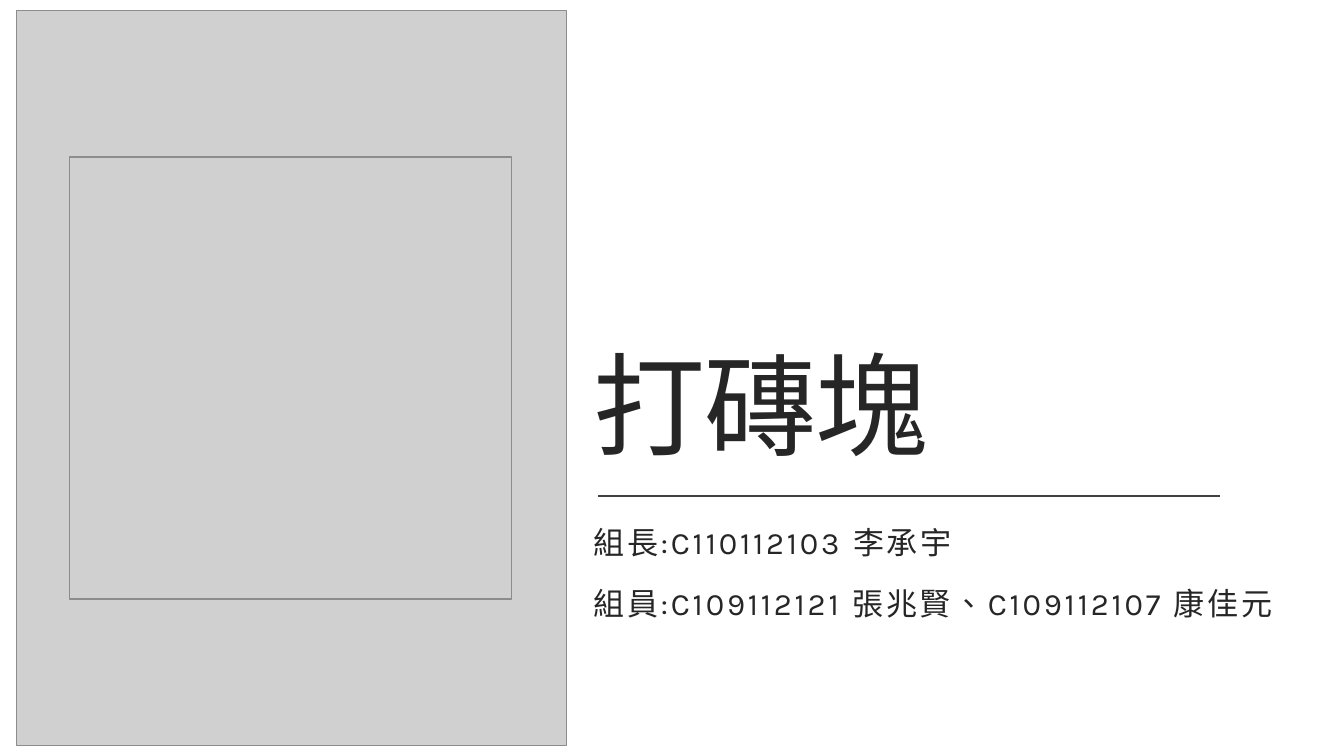
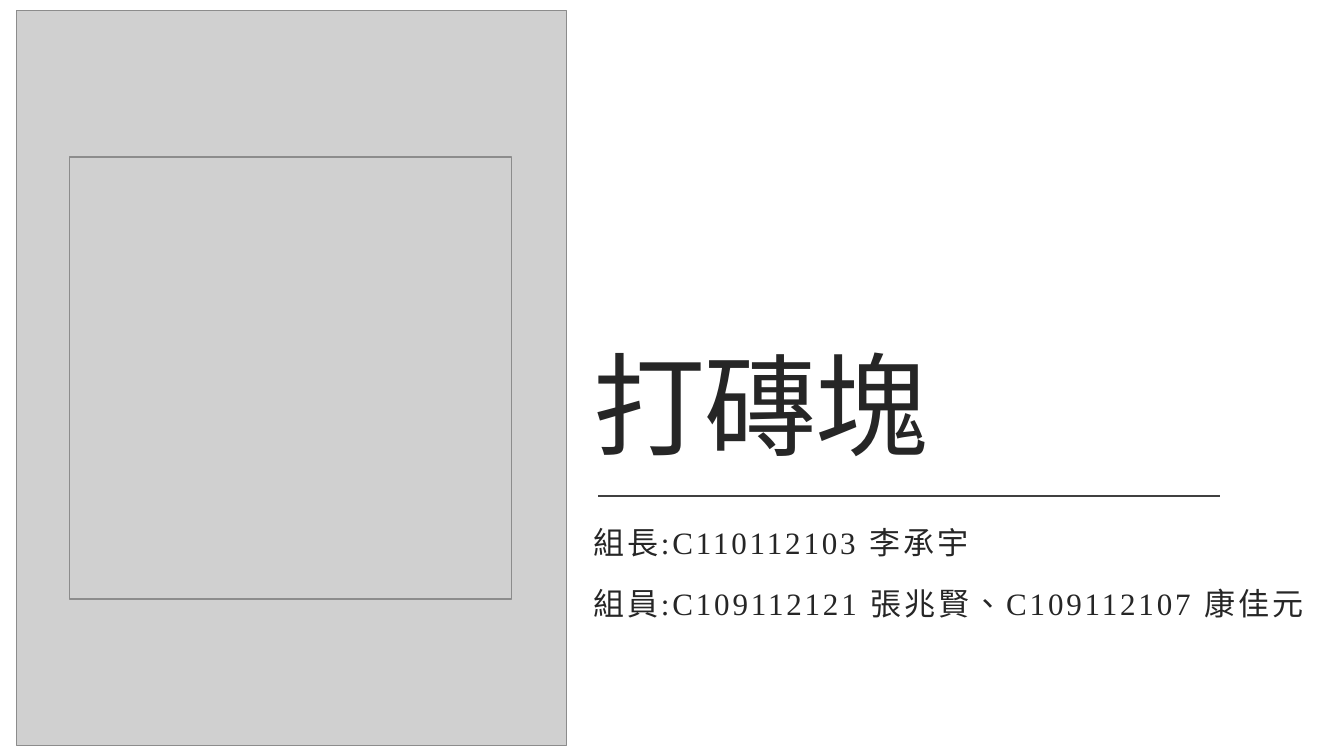
Before and after one commit to C110112103/machineLearningTeam, a slide deck: slide 1 of breakbox/打磚塊.pptx. Drawn at 1344x756 pixels with LibreOffice and Linux fonts; fonts in the diff are those of the drawing; grey boxes stand for pictures. Boxes give left, top, right and bottom in pixels: in the first picture for what was removed or moved away, otherwise in the second. Text is boxed around its words. In the diff, an @@ line names an element or a change of style, - is before the commit and + after.

Commit message:
打磚塊

```diff
--- a/breakbox/打磚塊.pptx
+++ b/breakbox/打磚塊.pptx
@@ subtitle "組長:C110112103 李承宇" at (x1=593, y1=528, x2=1303, y2=618): font Karla to Times New Roman @@
```
Also in this commit, not shown: 3 other slides changed, 2 slides added, 3 slides removed.
